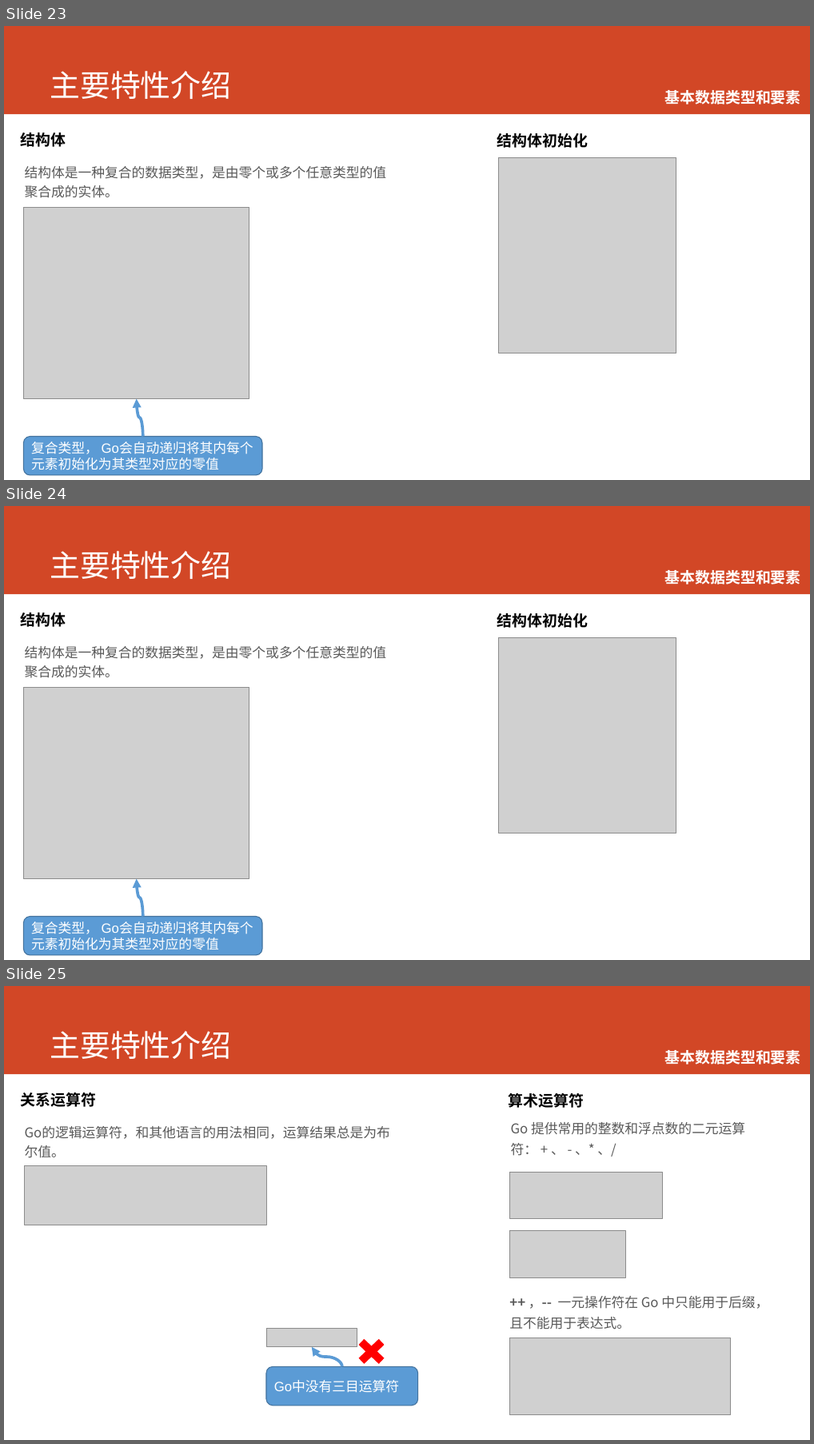
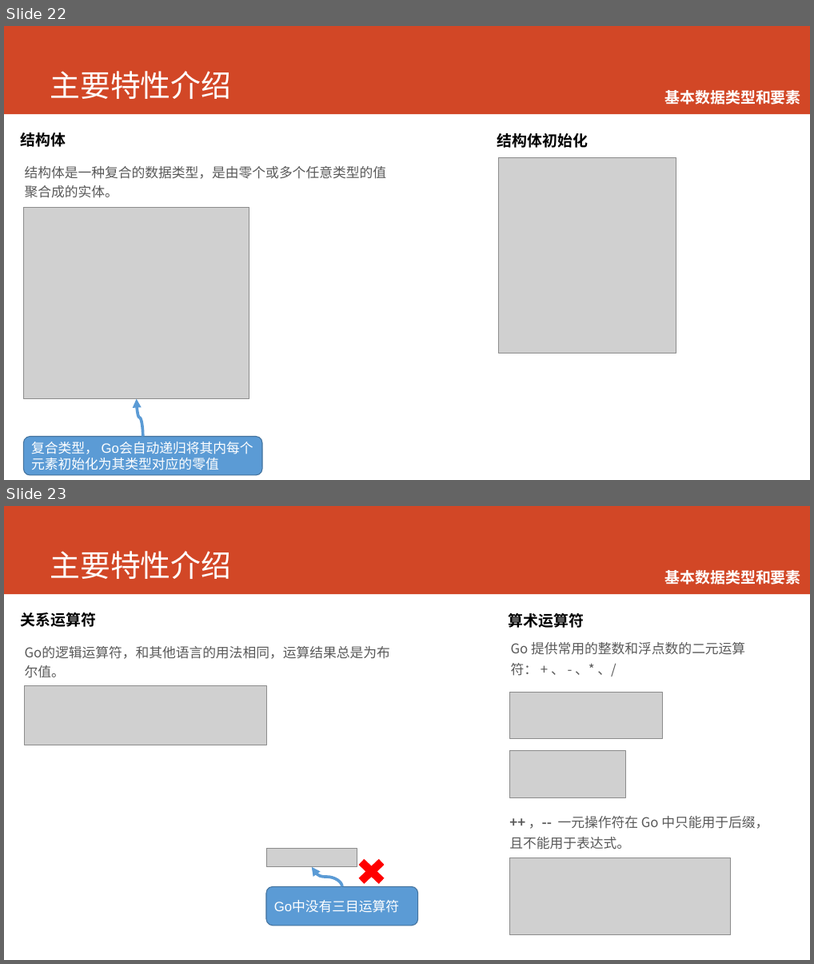
Before and after one commit to printfcoder/printfcoder, a slide deck: course/for-emc/course-for-emc.pptx. Shown one above the other, each under a label of ours: slides 23, 24 and 25 before the commit, slides 22 and 23 after it. The pictures are 814x1444 and 814x964 pixels, drawn with LibreOffice and Linux fonts; fonts in the diff are those of the drawing; grey boxes stand for pictures; background and template pictures are left out. Boxes give left, top, right and bottom in pixels: in the first picture for what was removed or moved away, otherwise in the second. Text is boxed around its words. In the diff, an @@ line names an element or a change of style, - is before the commit and + after.

```diff
--- a/course/for-emc/course-for-emc.pptx
+++ b/course/for-emc/course-for-emc.pptx
@@ slide 24 removed at bbox=[4, 506, 810, 960], background #FFFFFF; not listed: 1 template element that a slide beside it also shows @@
@@ title removed at bbox=[50, 551, 232, 579] @@
-主要特性介绍
@@ text removed at bbox=[666, 570, 802, 584] @@
-  基本数据类型和要素
@@ text removed at bbox=[21, 612, 66, 627] @@
-结构体
@@ text removed at bbox=[498, 613, 588, 628] @@
-结构体初始化
@@ text removed at bbox=[25, 646, 386, 678] @@
-结构体是一种复合的数据类型，是由零个或多个任意类型的值聚合成的实体。
@@ picture removed at bbox=[499, 637, 677, 833] @@
@@ picture removed at bbox=[23, 687, 250, 879] @@
@@ curved arrow removed from (143, 916) to (137, 879) @@
@@ rounded rectangle removed at bbox=[23, 916, 262, 955] @@
-复合类型， Go会自动递归将其内每个元素初始化为其类型对应的零值
@@ what was slide 23 is now slide 22 @@
@@ what was slide 25 is now slide 23 @@
```
Also in this commit, not shown: 6 slides changed, 6 slides added, 2 other slides removed, 6 other files.
